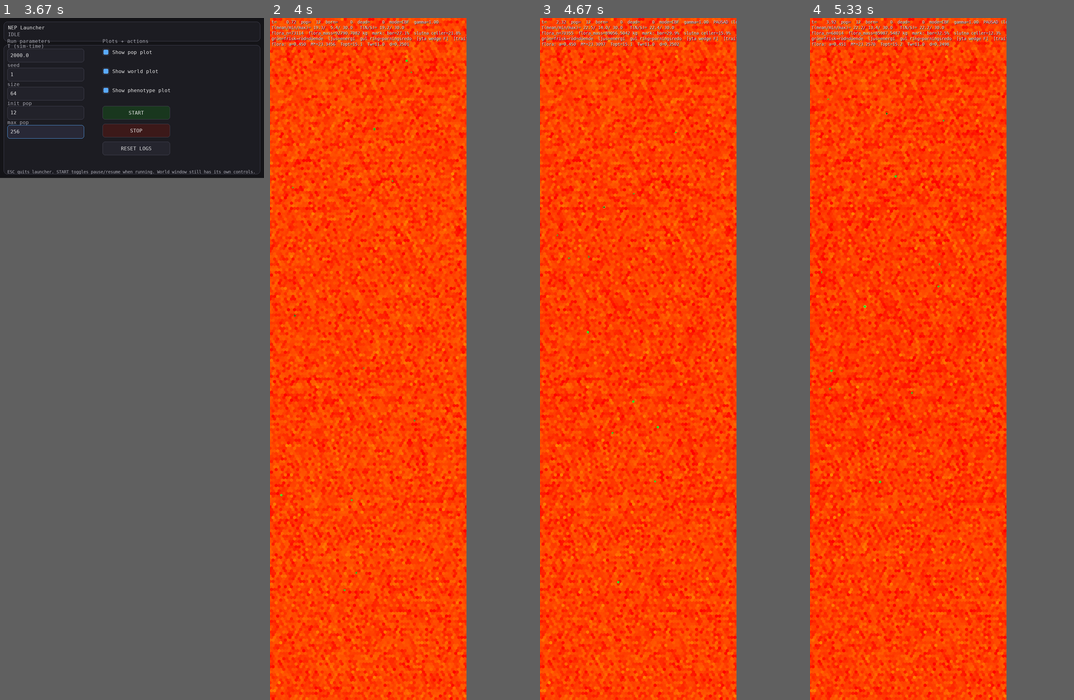
Above: before the commit, frames 1-4 (left to right).
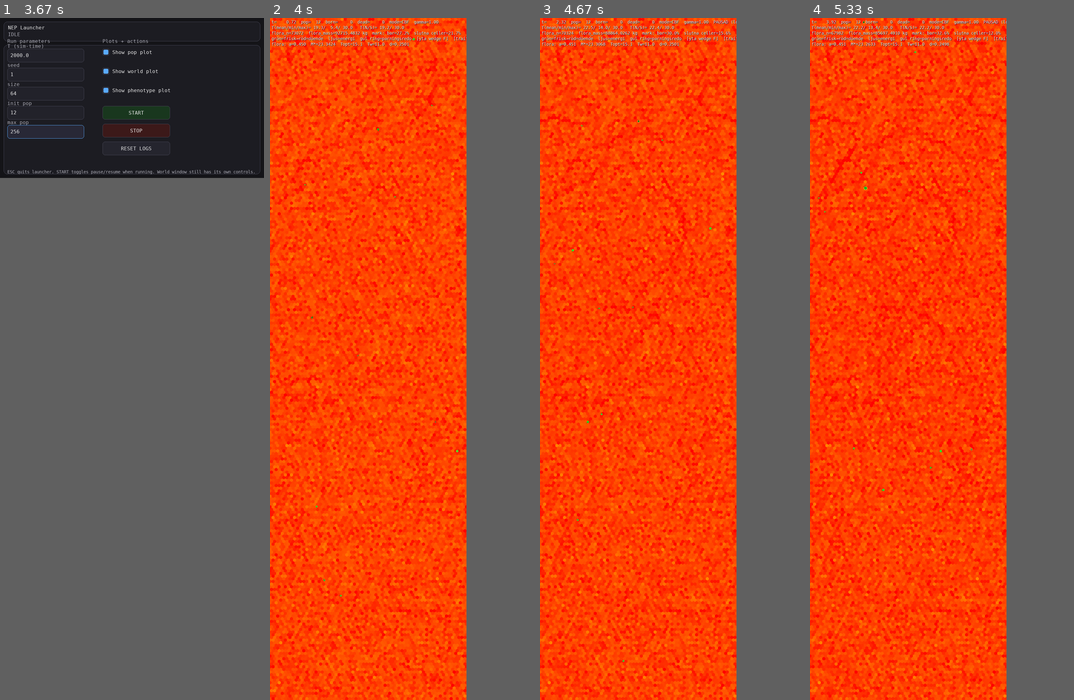
Above: after the commit, the same moments.

Repository: JoakimStorck/nep-process
Game: pygame game, started from nep_gui_launcher.py
Same seed, same stepped clock (60 frames per second), same inputs: the game is played once before the commit and once after it.
Inputs (mouse positions are in pixels of both pictures, inside the frame that each line leads up to):
- Up to frame 1 (3.67 s): press the mouse at (142, 93) at 0.37 s; move the mouse to (166, 72) at 0.47 s; release the mouse at (190, 45) at 0.6 s; press the mouse at (142, 52) at 0.7 s; move the mouse to (174, 79) at 0.8 s; release the mouse at (208, 106) at 0.93 s; click "RESET LOGS" at 1.05 s; click (81, 127) at 1.38 s; click (158, 133) at 1.72 s; press the mouse at (137, 147) at 2.03 s; move the mouse to (147, 99) at 2.13 s; release the mouse at (161, 52) at 2.27 s; press the mouse at (142, 93) at 2.37 s; move the mouse to (97, 127) at 2.47 s; release the mouse at (52, 154) at 2.6 s; press the mouse at (44, 93) at 2.7 s; move the mouse to (84, 120) at 2.8 s; release the mouse at (121, 154) at 2.93 s; press the mouse at (142, 52) at 3.03 s; move the mouse to (155, 65) at 3.13 s; release the mouse at (168, 86) at 3.27 s; press the mouse at (44, 133) at 3.37 s; move the mouse to (89, 140) at 3.47 s; release the mouse at (137, 147) at 3.6 s
- Up to frame 2 (4 s): click (396, 113) at 3.72 s
- Up to frame 3 (4.67 s): tap Space at 4 s
- Up to frame 4 (5.33 s): no input

Frame 1 is identical in both runs. In frame 2, 0.7% of the frame differs, in the area x 0-75%, y 0-100%; in frame 3, 3.7%; in frame 4, 7.0%.

Commit message:
Tillväxten får sin form, och förväntan följer den
Två kurvor som inte hade med varandra att göra blir en.

Tillväxten var en konstant absolut takt, 0,19 kg/månad, utan ålders- eller
storleksterm och densamma för alla genotyper — en rak linje som tog tvärt slut
vid M_target. Samtidigt var expected_mass linjär från child_M till M_target
över A_mature. För mediangenotypen begärde förväntan 0,340 kg/månad mot ett
tak på 0,190, alltså 1,8 gånger det snabbaste kroppen kunde leverera. Ett djur
med full reserv, obegränsat med mat och noll underskott låg efter kurvan hela
sin uppväxt, och dD_starve blev en konstant skatt på alla juveniler — hårdare
på stora genotyper, ett selektionstryck ingen valt.

Von Bertalanffy ger både snabb ungdomstillväxt och avklingning, och gör
allometrin automatisk:

    u(t) = 1 − (1 − u₀)·e^(−k·t)     M = M_∞·u³
    dM/dt = 3k·M^⅔·(M_∞^⅓ − M^⅓)

k härleds per individ ur A_mature i stället för att vara en global ratt: vid
A_mature har djuret 95 procent av sin målmassa. Det är hela kalibreringen, och
det gör A_mature till ett tal med innebörd. growth_rate_per_s tas bort.

expected_mass är nu lösningen till samma ekvation, inte en oberoende gissning.
Ändras den ena måste den andra följa med — de står bredvid varandra av det
skälet.

För mediangenotypen (child_M 0,254, M_target 2,897, A_mature 7,77) ger det
k = 0,449/månad och kurvan 0,254 → 0,78 → 1,34 → 2,17 → 2,75 kg vid 0, 1, 2, 4
och 7,77 månader, med takten 0,43 → 0,58 → 0,53 → 0,30 → 0,06 kg/månad.

Diff:
--- a/agent.py
+++ b/agent.py
@@ -442,7 +442,8 @@
     # Viktigt efter energikonsolideringen: tillväxt får bara ske hos omogna
     # individer och bara när reservgraden är tillräckligt hög. Annars driver
     # modellen in i en growth→catabolism-spiral direkt från warm start.
-    growth_rate_per_s: float = 0.19
+    # `growth_rate_per_s` är borta. Takten härleds nu per individ ur
+    # `child_M`, `M_target` och `A_mature`; se `growth_rate()`.
     growth_R_min: float = 0.30   # ingen aktiv tillväxt under denna reservgrad
     growth_R_full: float = 0.60  # full tillväxthastighet först här
 
@@ -497,6 +498,63 @@
 # Body: energy + mass (unbounded) + damage/fatigue (bounded)
 # -------------------------
 
+
+# --- Somatisk tillväxt: von Bertalanffy -----------------------------------
+#
+# Tillväxten var en konstant absolut takt utan ålders- eller storleksterm — en
+# rak linje som tog tvärt slut vid `M_target`. Det är varken snabb
+# ungdomstillväxt eller avklingning, och den var densamma för alla genotyper,
+# så en stor genotyp behövde 17,4 månader där en liten behövde 6,8.
+#
+# Von Bertalanffy är standardformen och ger båda egenskaperna gratis. I
+# längdmått `u = (M/M_∞)^⅓` avtar kvarvarande gap exponentiellt:
+#
+#     u(t) = 1 − (1 − u₀)·e^(−k·t)          M(t) = M_∞ · u(t)³
+#     dM/dt = 3k · M^⅔ · (M_∞^⅓ − M^⅓)
+#
+# `k` härleds per individ ur `A_mature` i stället för att vara en global ratt:
+# **vid `A_mature` har djuret 95 procent av sin målmassa.** Det är hela
+# kalibreringen, och den gör `A_mature` till ett tal med innebörd i stället för
+# en horisont fysiologin ändå inte kunde hålla.
+GROWTH_MATURE_FRAC = 0.95
+
+
+def growth_k(child_M: float, M_target: float, A_mature: float) -> float:
+    """Von Bertalanffys `k` per individ, ur kravet att `M(A_mature)` är
+    `GROWTH_MATURE_FRAC` av `M_target`."""
+    if M_target <= 0.0 or A_mature <= 1e-9:
+        return 0.0
+    u0 = min(0.999999, max(0.0, (max(0.0, child_M) / M_target) ** (1.0 / 3.0)))
+    uA = GROWTH_MATURE_FRAC ** (1.0 / 3.0)
+    if uA <= u0:
+        return 0.0
+    return -math.log((1.0 - uA) / (1.0 - u0)) / A_mature
+
+
+def growth_curve_mass(child_M: float, M_target: float, A_mature: float,
+                      age: float) -> float:
+    """Kurvans massa vid en ålder. Monoton, når `M_target` asymptotiskt."""
+    if M_target <= child_M:
+        return M_target
+    k = growth_k(child_M, M_target, A_mature)
+    if k <= 0.0:
+        return M_target
+    u0 = (max(0.0, child_M) / M_target) ** (1.0 / 3.0)
+    u = 1.0 - (1.0 - u0) * math.exp(-k * max(0.0, age))
+    return M_target * (u * u * u)
+
+
+def growth_rate(child_M: float, M_target: float, A_mature: float,
+                M: float) -> float:
+    """Momentan tillväxthastighet i kg per tidsenhet vid massan `M`."""
+    if M <= 0.0 or M >= M_target:
+        return 0.0
+    k = growth_k(child_M, M_target, A_mature)
+    if k <= 0.0:
+        return 0.0
+    return 3.0 * k * (M ** (2.0 / 3.0)) * (M_target ** (1.0 / 3.0) - M ** (1.0 / 3.0))
+
+
 @dataclass
 class Body:
     AP: "AgentParams"  # <-- var tidigare P: AgentParams (namnkrock)
@@ -894,12 +952,28 @@
         return 0.0
 
     def expected_mass(self, pheno: Phenotype, age_s: float) -> float:
-        """Förväntad kroppsmassa givet utvecklingsstadium."""
+        """
+        Förväntad kroppsmassa givet ålder — **lösningen till tillväxt-
+        ekvationen**, inte en oberoende gissning.
+
+        Tidigare var den linjär från `child_M` till `M_target` över
+        `A_mature`, medan fysiologin växte med en konstant `0,19 kg/månad`
+        gatad på reserven. De två kurvorna hade inget med varandra att göra,
+        och för mediangenotypen begärde förväntan **1,8 gånger** den snabbaste
+        tillväxt kroppen kunde leverera: 2,643 kg på 7,77 månader kräver 0,340
+        kg/månad, taket var 0,190. Ett djur med full reserv, obegränsat med mat
+        och noll underskott låg alltså efter kurvan hela sin uppväxt, och
+        `dD_starve` blev en konstant skatt på alla juveniler — hårdare på stora
+        genotyper, vilket är ett selektionstryck ingen valt.
+
+        Nu är kurvan och takten samma sak, uttryckt två gånger: här som funktion
+        av åldern, i `(3B)` som momentan hastighet. Ändras den ena måste den
+        andra följa med.
+        """
         child_M = max(float(self.AP.M_min), float(getattr(pheno, "child_M", self.AP.M_min)))
         M_target = max(child_M, float(getattr(pheno, "M_target", float(self.AP.M0))))
         A_mature = max(1e-9, float(getattr(pheno, "A_mature", 1.0)))
-        u_age = clamp(float(age_s) / A_mature, 0.0, 1.0)
-        return child_M + u_age * (M_target - child_M)
+        return growth_curve_mass(child_M, M_target, A_mature, float(age_s))
 
     def step(
         self,
@@ -1030,7 +1104,6 @@
         _wear_a0      = float(AP.wear_a0)
         _wear_aE      = float(AP.wear_aE)
         _wear_aD      = float(AP.wear_aD)
-        _growth_rate  = float(AP.growth_rate_per_s)
         # M_target: genetiskt bestämd vuxenmassa från phenotype
         _M_target     = float(getattr(pheno, "M_target", float(AP.M0)))
         # Egen strukturandel: styr katabolismens utbyte, exkrementets
@@ -1300,7 +1373,14 @@
                 # syntesarbetet som tilläggskostnad. Materialet stryper, inte
                 # byggkostnaden.
                 _kg_per_kg_growth = 1.0 + (_growth_build_E_kg / _E_labile)
-                dM_want = min(_growth_rate * dt * growth_gate,
+                # Samma kurva som `expected_mass`, uttryckt som hastighet.
+                _r = growth_rate(
+                    max(float(AP.M_min), float(getattr(pheno, "child_M", AP.M_min))),
+                    _M_target,
+                    max(1e-9, float(getattr(pheno, "A_mature", 1.0))),
+                    float(self.M),
+                )
+                dM_want = min(_r * dt * growth_gate,
                               _M_target - float(self.M))
                 dM_want = min(dM_want, self.M_reserve() / _kg_per_kg_growth)
 
